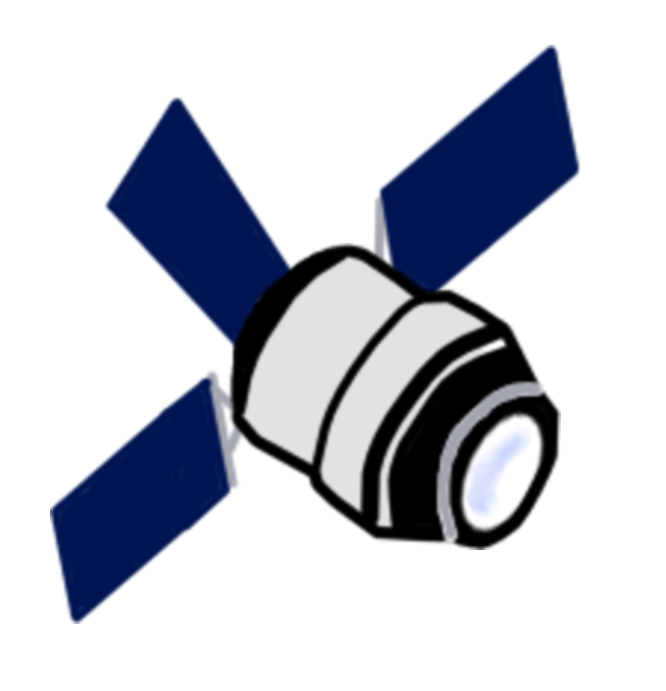
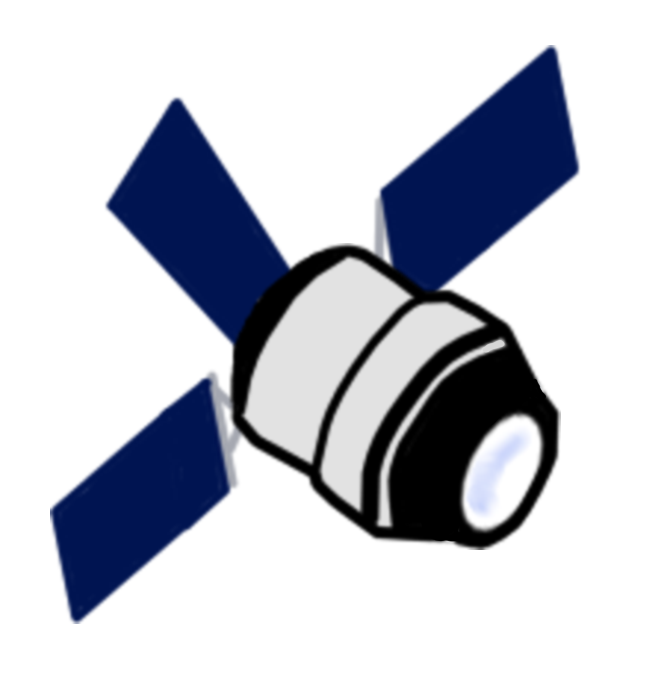
Layered file, before and after one edit (666px x 691px). Changes by layer:
painted on "Satellite Merged" over [421, 340, 547, 542]
